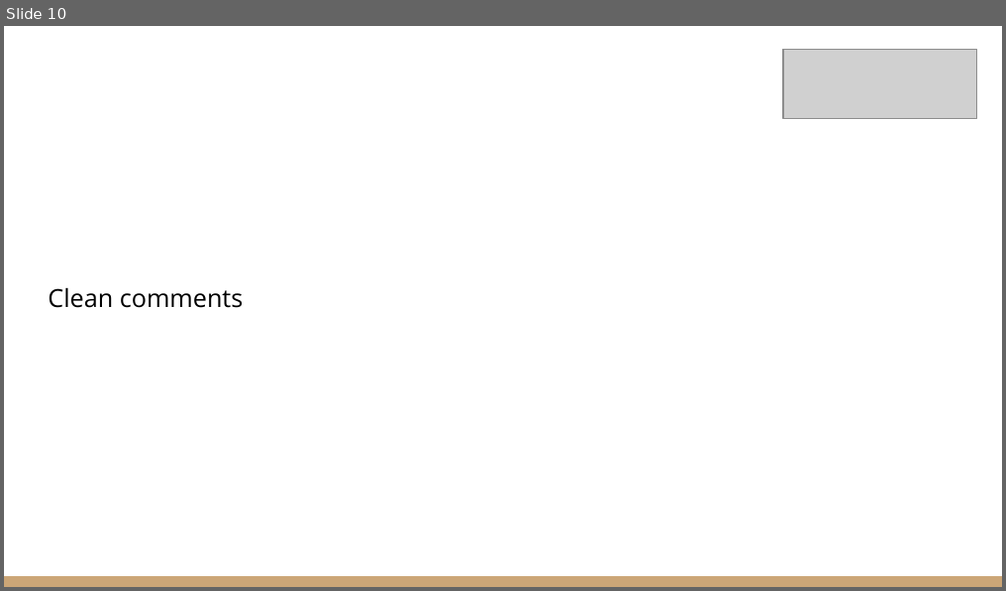
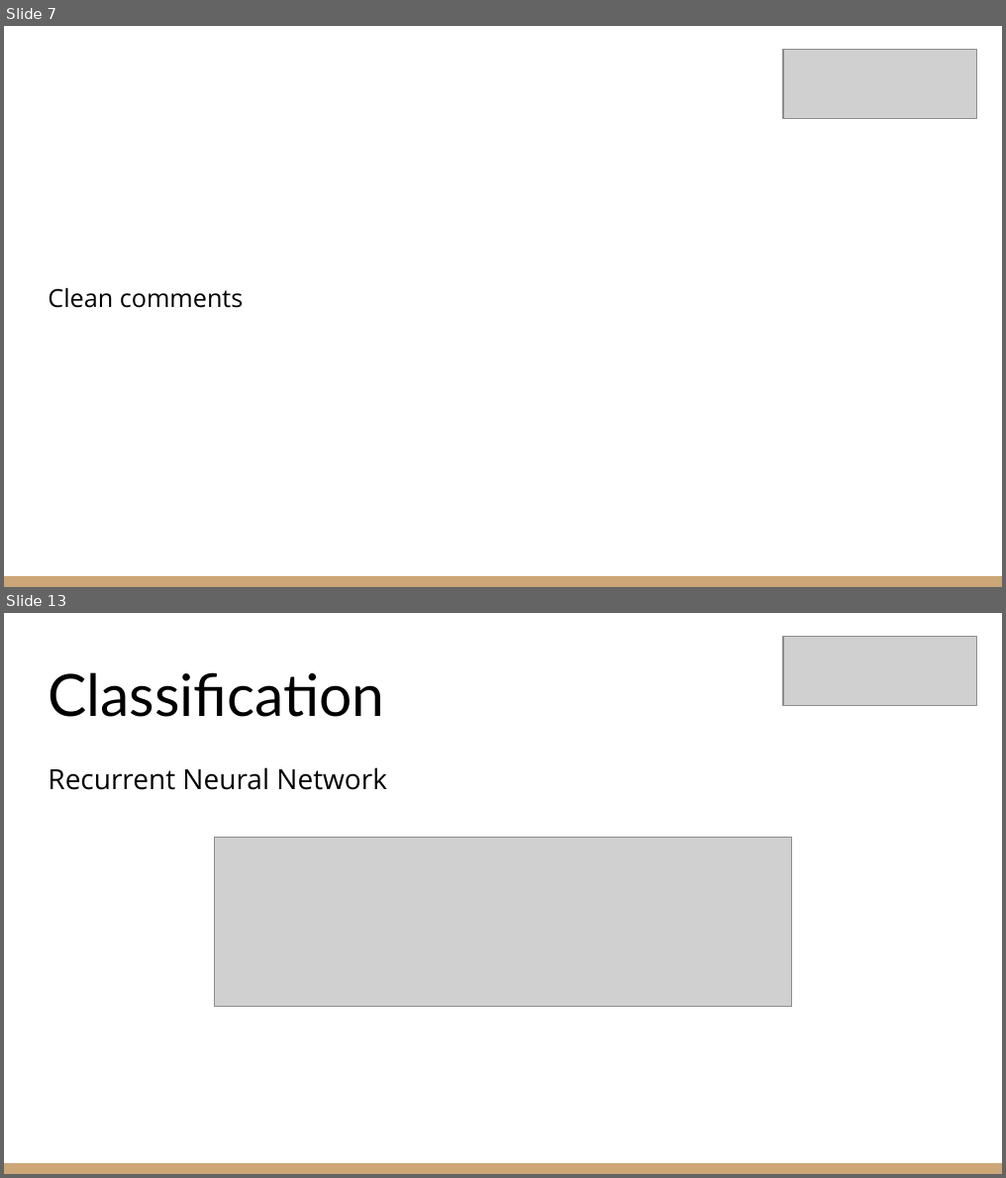
Before and after one commit to DarKenW/HoneyBadgerCoding, a slide deck: Project/Jigsaw Comments Classification.pptx. Shown one above the other, each under a label of ours: slide 10 before the commit, slides 7 and 13 after it; the slides between them are not shown. The pictures are 1006x591 and 1006x1178 pixels, drawn with LibreOffice and Linux fonts; fonts in the diff are those of the drawing; grey boxes stand for pictures; background and template pictures are left out. Boxes give left, top, right and bottom in pixels: in the first picture for what was removed or moved away, otherwise in the second. Text is boxed around its words. In the diff, an @@ line names an element or a change of style, - is before the commit and + after.

```diff
--- a/Project/Jigsaw Comments Classification.pptx
+++ b/Project/Jigsaw Comments Classification.pptx
@@ slide 13 added at [4,613,1002,1174], background #FFFFFF; not listed: 1 template element that a slide beside it also shows @@
@@ picture added at [783,636,977,706] @@
@@ title added at [48,672,384,717], 42 pt, text #000000 @@
+Classification
@@ text added at [48,767,387,790], 20 pt, text #000000 @@
+Recurrent Neural Network
@@ picture added at [215,837,791,1006] @@
@@ what was slide 10 is now slide 7 @@
```
Also in this commit, not shown: 8 slides changed, 8 other slides added, 7 slides removed, 4 other files.
